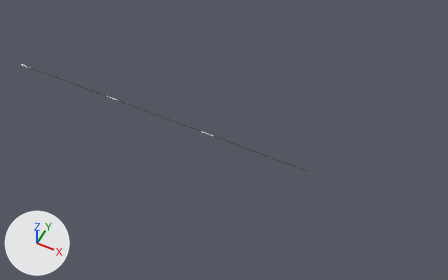
Before and after pictures for a commit that changed the COLLADA model M2.dae.
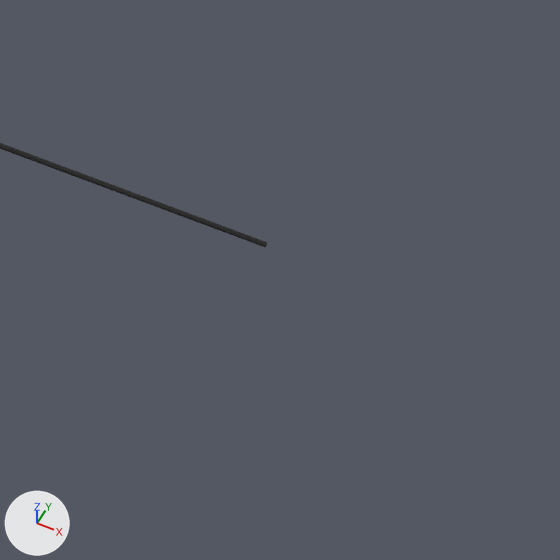
Old and new are each drawn whole from a camera (50 mm lens) standing at (6166.0, -5318.0, 6646.0) and looking at (3474.0, 66.0, -83.0) and again close up on the part from 64% to 74% of the width and 54% to 71% of the height. Arrows for +X, +Y and +Z are at lower left; the lights stay in place. Vertices at the same position are counted once.

Script lines for the objects in view, before the commit:
```python
me_sketchup = bpy.data.meshes.new('SketchUp')
me_sketchup.from_pydata(...)  # 483 vertices, 959 faces; spans x -150.0..4800.0, y -5.0..5.0, z -5.0..5.0
# faces by material slot: [514, 215, 129, 29, 12, 6, 54]
me_sketchup.materials.append(mat_material)  # white #ffffff
me_sketchup.materials.append(mat_tunnelwalls)  # picture img_tunnelwalls_jpg
me_sketchup.materials.append(mat_stationstartend)  # picture img_stationstartend_jpg
me_sketchup.materials.append(mat_concrete)  # picture img_concrete_jpg
me_sketchup.materials.append(mat_stone_vein_gray)  # picture img_stone_vein_gray_jpg
me_sketchup.materials.append(mat_yellow)  # picture img_yellow_jpg
me_sketchup.materials.append(mat_asphalt_new)  # picture img_asphalt_new_jpg
ob_sketchup = bpy.data.objects.new('SketchUp', me_sketchup)
ob_sketchup.location = (0.0, 0.0, 0.0)
```
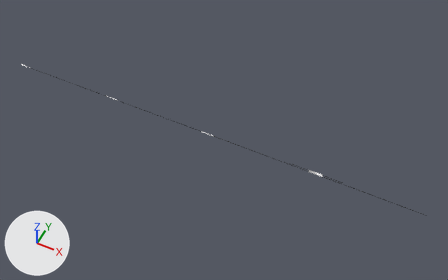
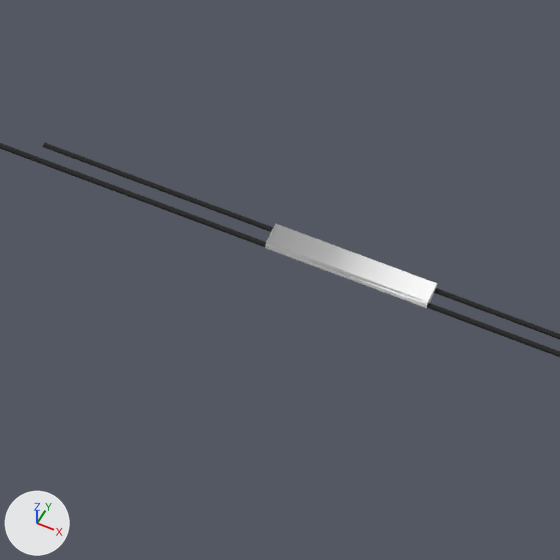
Patch to the scene script:
```diff
--- a/M2.dae.py
+++ b/M2.dae.py
@@ me_sketchup @@
-me_sketchup.from_pydata(...)  # 483 vertices, 959 faces; spans x -150.0..4800.0, y -5.0..5.0, z -5.0..5.0
+me_sketchup.from_pydata(...)  # 843 vertices, 1649 faces; spans x -150.0..6450.0, y -5.0..25.0, z -5.0..10.0
+# me_sketchup part 1: 1 vertex moved within x 4800.0, y -5.0, z -1.0; 2 vertices removed from x 4800.0, y 1.0, z 1.0; 362 vertices added at x 4510.0..6450.0, y -5.0..25.0, z -1.0..10.0
 me_sketchup.materials.append(mat_material)
@@ me_sketchup @@
 me_sketchup.materials.append(mat_asphalt_new)
+me_sketchup.materials.append(mat_taksimwallsnew)  # picture img_taksimwallsnew_jpg
+me_sketchup.materials.append(mat_taksimsign)  # picture img_taksimsign_jpg
+me_sketchup.materials.append(mat_osmanbeywalls)  # picture img_osmanbeywalls_jpg
+me_sketchup.materials.append(mat_osmanbeysign)  # picture img_osmanbeysign_jpg
+me_sketchup.materials.append(mat_mecidiyekoywalls)  # picture img_mecidiyekoywalls_jpg
+me_sketchup.materials.append(mat_mecidiyekoysign)  # picture img_mecidiyekoysign_jpg
+me_sketchup.materials.append(mat_tunnelbottom)  # picture img_tunnelbottom_jpg
+me_sketchup.materials.append(mat_gayrettepebigwalls)  # picture img_gayrettepebigwalls_jpg
+me_sketchup.materials.append(mat_gayrettepewall2)  # picture img_gayrettepewall2_jpg
+me_sketchup.materials.append(mat_gayrettepewalls)  # picture img_gayrettepewalls_jpg
+me_sketchup.materials.append(mat_stair)  # picture img_stair_jpg
+me_sketchup.materials.append(mat_gayrettepesign)  # picture img_gayrettepesign_jpg
```

Location of each change, (x1, y1, x2, y2) in pixels of the close-ups (560 x 560 px):
'SketchUp', reshaped: before (0, 143, 267, 247); after (0, 143, 560, 357)
part 1 of me_sketchup, built on: before (0, 148, 264, 247); after (43, 143, 560, 357)
